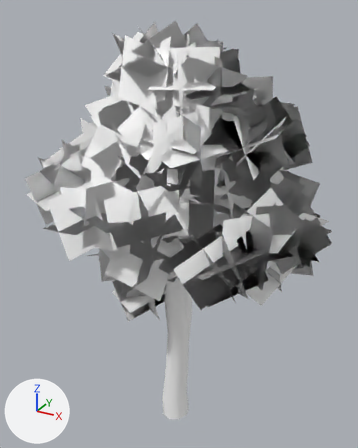
One commit to the FBX model Assets/Art/Meshes/sm_tree_02.fbx: the scene before it, then after it.
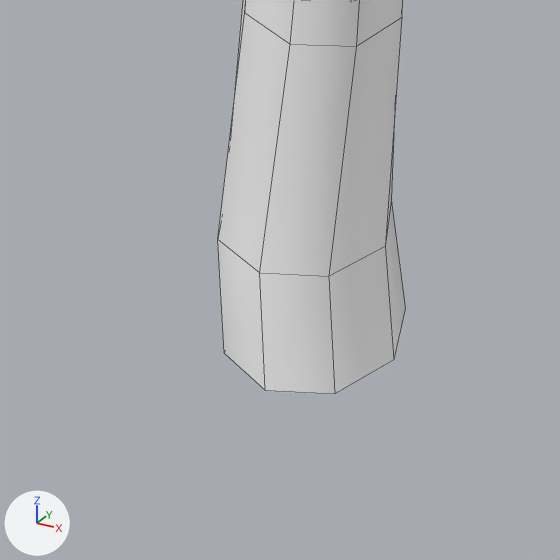
Old and new are each drawn whole from a camera (50 mm lens) standing at (5.59, -9.98, 11.16) and looking at (-0.09, 0.35, 6.0) and again close up on the part from 37% to 59% of the width and 81% to 99% of the height. Arrows for +X, +Y and +Z are at lower left; the lights stay in place. The close-ups show mesh edges as thin lines. Where no turn or scale is listed for an object, it has been applied to the vertices.

The first close-up shows 'sm_tree_02'.
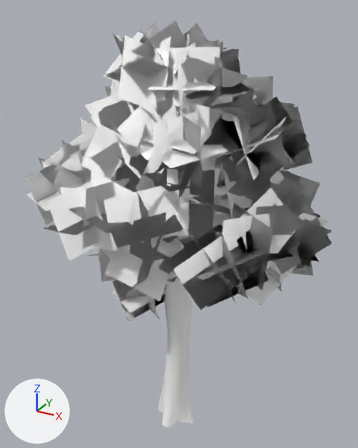
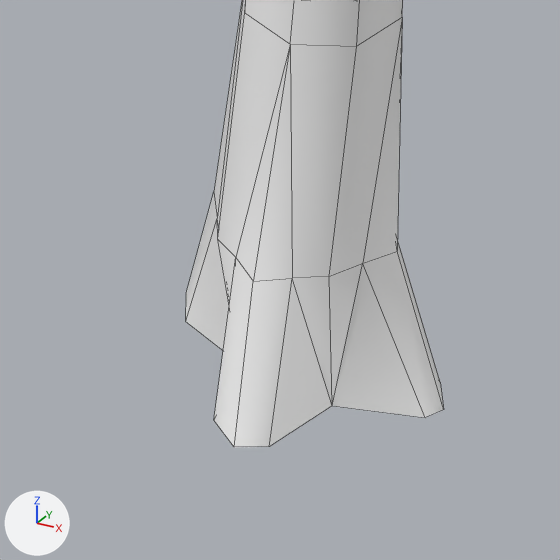
The newer file is also turned or shifted as a whole; pictures and numbers use the older file's frame.

Boxes (x1, y1, x2, y2) around the edits, measured in the close-ups (560 x 560 px):
```json
{"object": "sm_tree_02", "change": "reshaped", "before": [218, 0, 406, 394], "after": [186, 0, 444, 447]}
```

The change, as JSON lines over the scene's bpy script:
```json
{"block": "me_mesh", "where": "# used by ob_sm_tree_02; location = (0.0, 0.0, 0.0)"}
{"op": "remove", "block": "me_mesh", "code": "me_mesh.from_pydata(...)  # 2170 vertices, 1036 faces; spans x -3.59..3.85, y -3.33..3.66, z -0.04..10.89"}
{"op": "add", "block": "me_mesh", "code": "me_mesh.from_pydata(...)  # 2186 vertices, 1060 faces; spans x -3.59..3.85, y -3.33..3.66, z -0.1..10.89"}
{"block": "me_mesh", "change": "me_mesh part 1"}
{"block": "me_mesh", "change": "12 vertices are removed from x -0.45..0.38, y -0.37..0.43, z -0.04..0.59"}
{"block": "me_mesh", "change": "16 faces are deleted"}
{"block": "me_mesh", "change": "28 vertices are added at x -0.66..0.63, y -0.62..0.67, z -0.1..0.59"}
{"block": "me_mesh", "change": "40 new faces join them, mat_lambert18 (its picture is missing)"}
```
